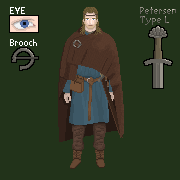
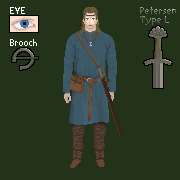
Layered file, before and after one edit (180 × 180). Changes by layer:
hid "cloak copy #1" over (58, 25, 124, 142)
painted on "Pasted Layer" over (78, 18, 97, 41)
